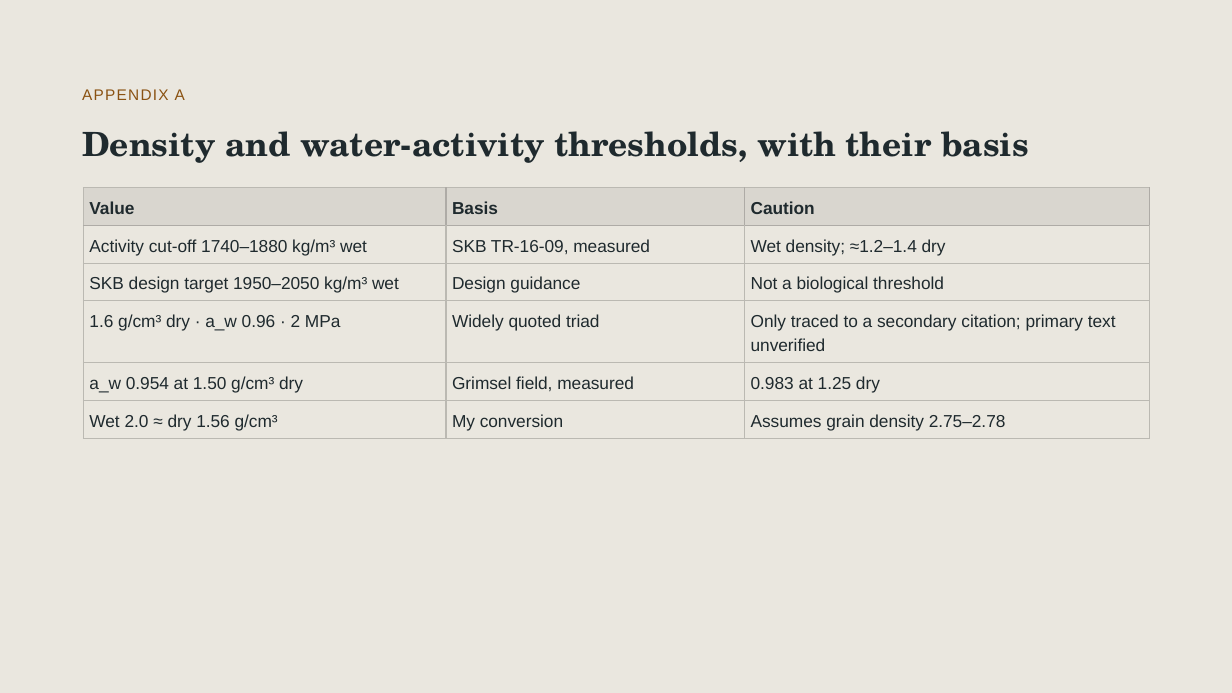
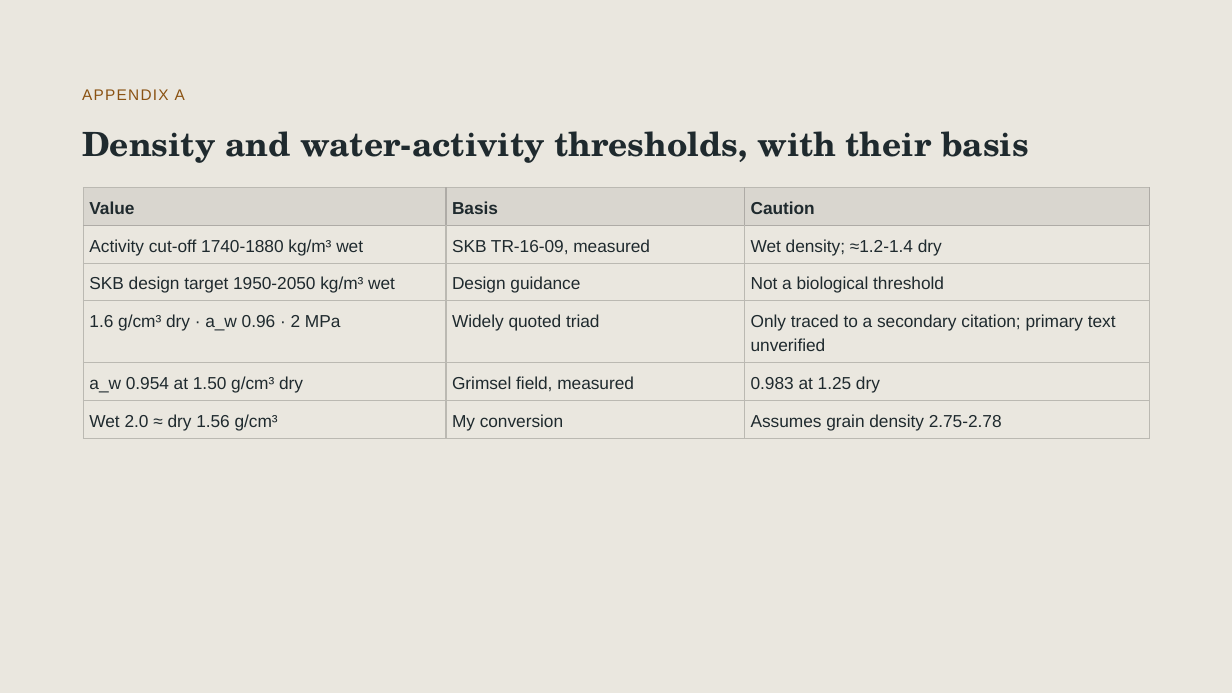
Before and after one commit to aurascoper/flow-cytometry-model-bridge, a slide deck: slide 19 of presentations/Clay_Microbes_Metal_22slides_Flow_Cytometry_Addendum.pptx. Drawn at 1232x693 pixels with LibreOffice and Linux fonts; fonts in the diff are those of the drawing. Boxes give left, top, right and bottom in pixels: in the first picture for what was removed or moved away, otherwise in the second. Text is boxed around its words. In the diff, an @@ line names an element or a change of style, - is before the commit and + after.

```diff
--- a/presentations/Clay_Microbes_Metal_22slides_Flow_Cytometry_Addendum.pptx
+++ b/presentations/Clay_Microbes_Metal_22slides_Flow_Cytometry_Addendum.pptx
@@ table at [83, 188, 1150, 438] @@
-row 2, column 1: Activity cut-off 1740–1880 kg/m³ wet
+row 2, column 1: Activity cut-off 1740-1880 kg/m³ wet
-row 2, column 3: Wet density; ≈1.2–1.4 dry
+row 2, column 3: Wet density; ≈1.2-1.4 dry
-row 3, column 1: SKB design target 1950–2050 kg/m³ wet
+row 3, column 1: SKB design target 1950-2050 kg/m³ wet
-row 6, column 3: Assumes grain density 2.75–2.78
+row 6, column 3: Assumes grain density 2.75-2.78
```
Also in this commit, not shown: 14 other slides changed, 35 other files.
